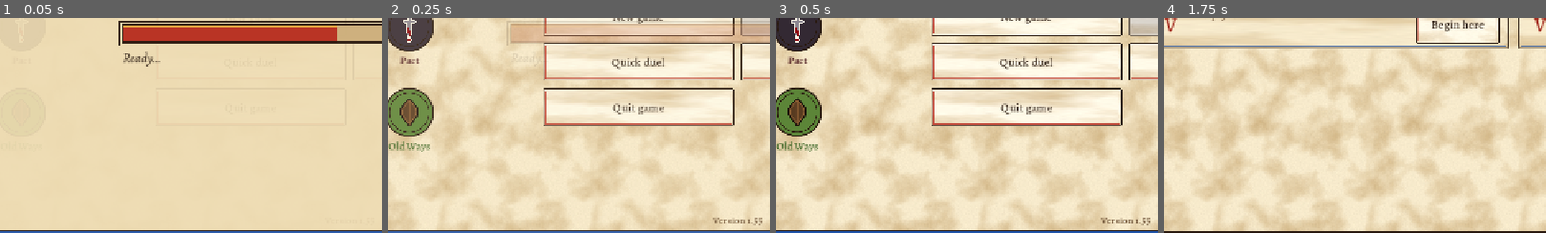
Above: before the commit, frames 1-4 (left to right).
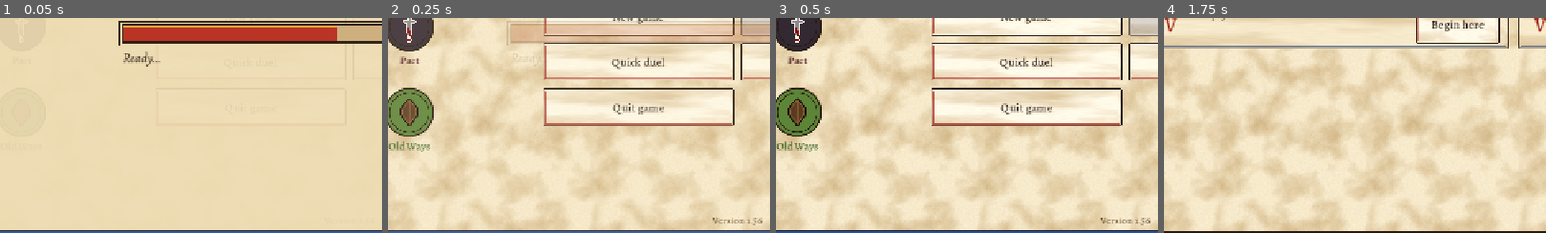
Above: after the commit, the same moments.

Repository: cavaleirobrancopensante/TCG-RPG
Game: Godot game, scene res://scenes/main.tscn
The game is run twice, just before and just after one commit, with the same random seed, the same clock (stepped at 60 frames per second) and the same inputs.
Inputs:
- Up to frame 1 (0.05 s): no input
- Up to frame 2 (0.25 s): no input
- Up to frame 3 (0.5 s): no input
- Up to frame 4 (1.75 s): click "New game" at 0.5 s; click "New game" at 1.25 s
The pictures show only the part of the screen within x 4-54%, y 48-98%; the shares and areas given below are measured in that part.

The runs differ from the first frame. In frame 2, 0.1% of the frame differs, in the area x 85-98%, y 92-97%; in frame 3, 0.1%; in frame 4, nothing differs.

Commit message:
1.56: common rarity gem black, uncommon silver
Co-Authored-By: Claude Opus 5.5 <noreply@anthropic.com>
Claude-Session: https://claude.ai/code/session_01HitH66itUkjde1DxHgtaC5

Diff:
--- a/project.godot
+++ b/project.godot
@@ -12,7 +12,7 @@
 
 config/name="TCG-RPG"
 config/description="A card-battle RPG: MTG-style rules, Yu-Gi-Oh!-style summons, open world."
-config/version="1.55"
+config/version="1.56"
 run/main_scene="res://scenes/main.tscn"
 config/features=PackedStringArray("4.7", "GL Compatibility")
 boot_splash/bg_color=Color(0.93, 0.86, 0.7, 1)
--- a/scripts/core/factions.gd
+++ b/scripts/core/factions.gd
@@ -42,7 +42,8 @@
 
 const RARITIES: Array[String] = ["common", "uncommon", "rare", "mythic"]
 const RARITY_COLOR := {
-	"common": Color(0.75, 0.75, 0.75), "uncommon": Color(0.70, 0.85, 0.95),
+	# as in Magic: common black, uncommon silver, rare gold, mythic orange
+	"common": Color(0.10, 0.09, 0.08), "uncommon": Color(0.74, 0.78, 0.82),
 	"rare": Color(1.0, 0.82, 0.30), "mythic": Color(1.0, 0.45, 0.15),
 }
 ## Target number of cards per faith per rarity in the full set.
Not shown, changed: README.md
